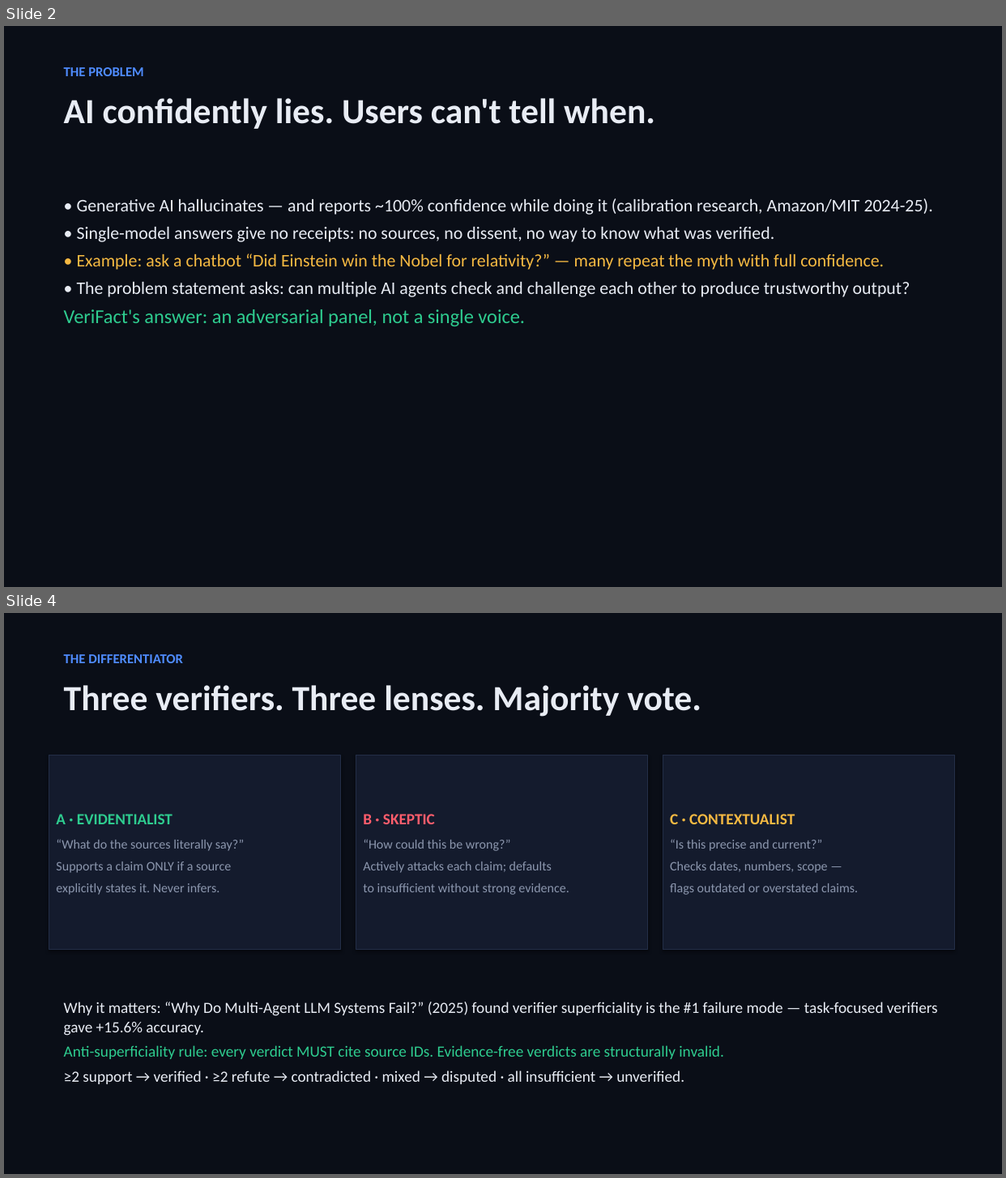
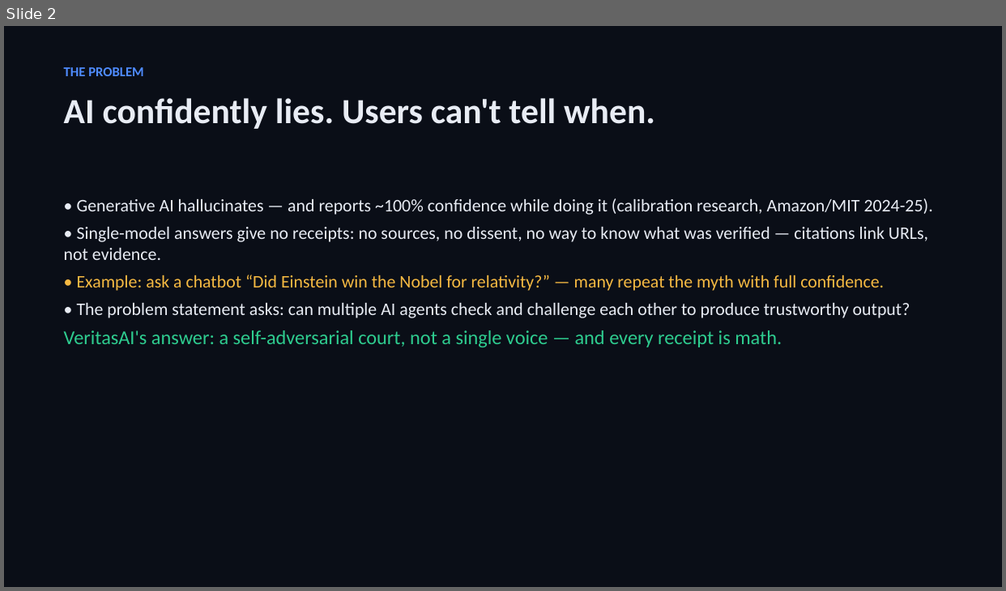
Before and after one commit to ArpitKumar8649/Innovahack_chapter1, a slide deck: submission/VeriFact_Deck.pptx. Shown one above the other, each under a label of ours: slides 2 and 4 before the commit, slide 2 after it; the slides between them are not shown. The pictures are 1006x1178 and 1006x591 pixels, drawn with LibreOffice and Linux fonts; fonts in the diff are those of the drawing. Boxes give left, top, right and bottom in pixels: in the first picture for what was removed or moved away, otherwise in the second. Text is boxed around its words. In the diff, an @@ line names an element or a change of style, - is before the commit and + after.

```diff
--- a/submission/VeriFact_Deck.pptx
+++ b/submission/VeriFact_Deck.pptx
@@ slide 4 removed at (4,613,1002,1174), background #0A0E17 @@
@@ text removed at (64,654,701,717) @@
-THE DIFFERENTIATOR
-Three verifiers. Three lenses. Majority vote.
@@ rectangle removed at (49,756,341,950) @@
-A · EVIDENTIALIST
-“What do the sources literally say?”
-Supports a claim ONLY if a source
-explicitly states it. Never infers.
@@ rectangle removed at (356,756,648,950) @@
-B · SKEPTIC
-“How could this be wrong?”
-Actively attacks each claim; defaults
-to insufficient without strong evidence.
@@ rectangle removed at (663,756,955,950) @@
-C · CONTEXTUALIST
-“Is this precise and current?”
-Checks dates, numbers, scope —
-flags outdated or overstated claims.
@@ text removed at (64,1002,938,1084) @@
-Why it matters: “Why Do Multi-Agent LLM Systems Fail?” (2025) found verifier superficiality is the #1 failure mode — task-focused verifiers gave +15.6% accuracy.
-Anti-superficiality rule: every verdict MUST cite source IDs. Evidence-free verdicts are structurally invalid.
-≥2 support → verified · ≥2 refute → contradicted · mixed → disputed · all insufficient → unverified.
@@ slide 2 changed as well @@
@@ text at (64,227,928,260): text changed @@
-• Single-model answers give no receipts: no sources, no dissent, no way to know what was verified.
+• Single-model answers give no receipts: no sources, no dissent, no way to know what was verified — citations link URLs, not evidence.
@@ text at (64,331,782,348): text changed @@
-VeriFact's answer: an adversarial panel, not a single voice.
+VeritasAI's answer: a self-adversarial court, not a single voice — and every receipt is math.
```
Also in this commit, not shown: 4 other slides changed, 2 slides added, 1 other slide removed, 17 other files.
